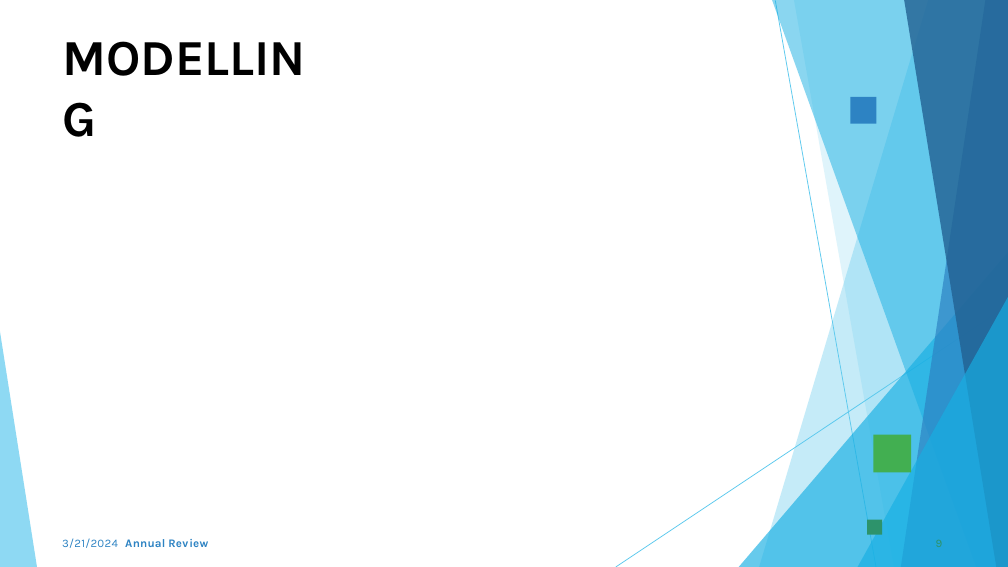
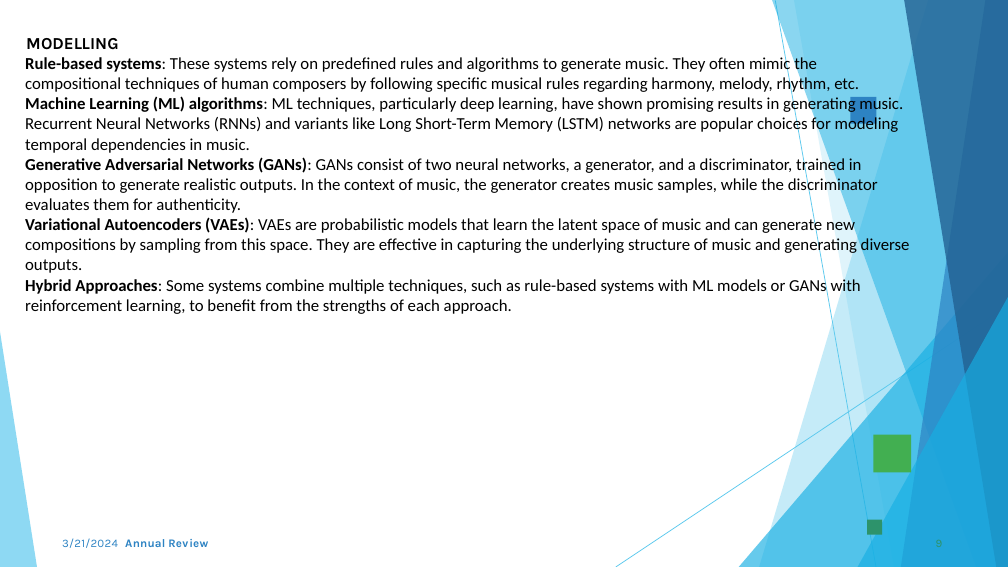
Before and after one commit to purushoth66/naan-mudhalvan, a slide deck: slide 9 of music composition.pptx. Drawn at 1008x567 pixels with LibreOffice and Linux fonts; fonts in the diff are those of the drawing; background and template pictures are left out. Boxes give left, top, right and bottom in pixels: in the first picture for what was removed or moved away, otherwise in the second. Text is boxed around its words. In the diff, an @@ line names an element or a change of style, - is before the commit and + after.

```diff
--- a/music composition.pptx
+++ b/music composition.pptx
@@ text at (x1=25, y1=56, x2=910, y2=314): paragraphs added @@
+Rule-based systems: These systems rely on predefined rules and algorithms to generate music. They often mimic the compositional techniques of human composers by following specific musical rules regarding harmony, melody, rhythm, etc.
+Machine Learning (ML) algorithms: ML techniques, particularly deep learning, have shown promising results in generating music. Recurrent Neural Networks (RNNs) and variants like Long Short-Term Memory (LSTM) networks are popular choices for modeling temporal dependencies in music.
+Generative Adversarial Networks (GANs): GANs consist of two neural networks, a generator, and a discriminator, trained in opposition to generate realistic outputs. In the context of music, the generator creates music samples, while the discriminator evaluates them for authenticity.
+Variational Autoencoders (VAEs): VAEs are probabilistic models that learn the latent space of music and can generate new compositions by sampling from this space. They are effective in capturing the underlying structure of music and generating diverse outputs.
+Hybrid Approaches: Some systems combine multiple techniques, such as rule-based systems with ML models or GANs with reinforcement learning, to benefit from the strengths of each approach.
@@ text "MODELLING" moved from (x1=61, y1=24, x2=334, y2=87) to (x1=25, y1=38, x2=910, y2=314) @@
@@ text at (x1=26, y1=38, x2=119, y2=50): size 48 to 16 pt in "MODELLING" @@
```
Also in this commit, not shown: 1 other slide changed.
